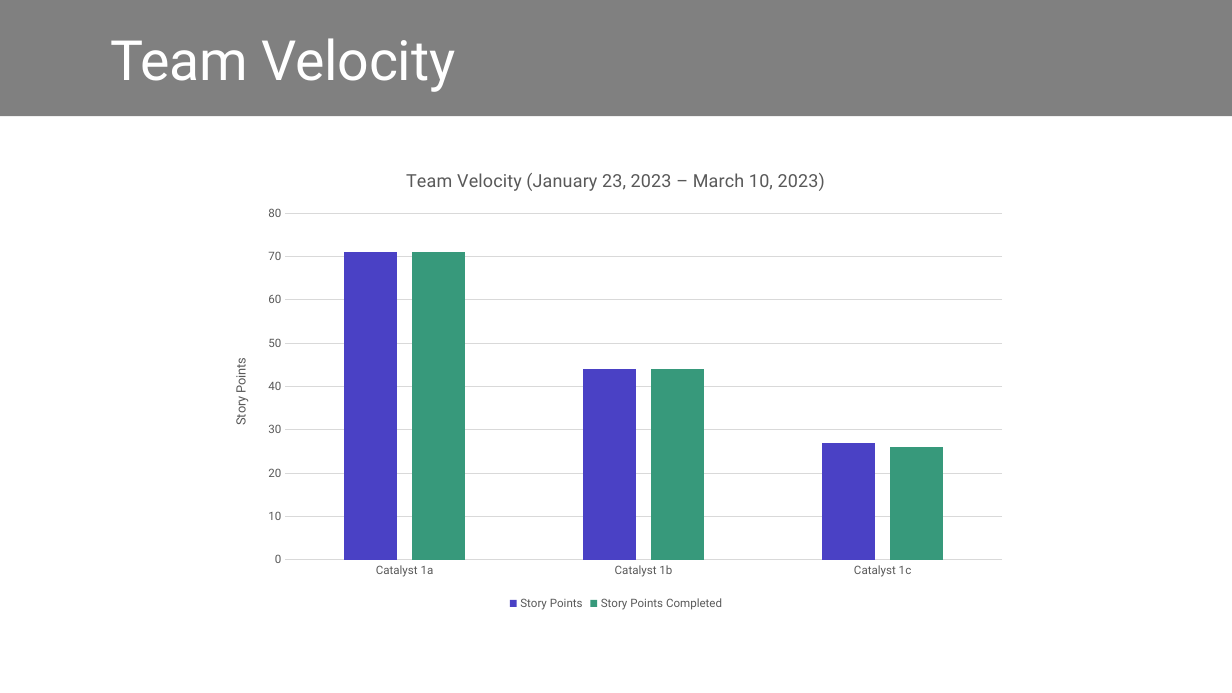
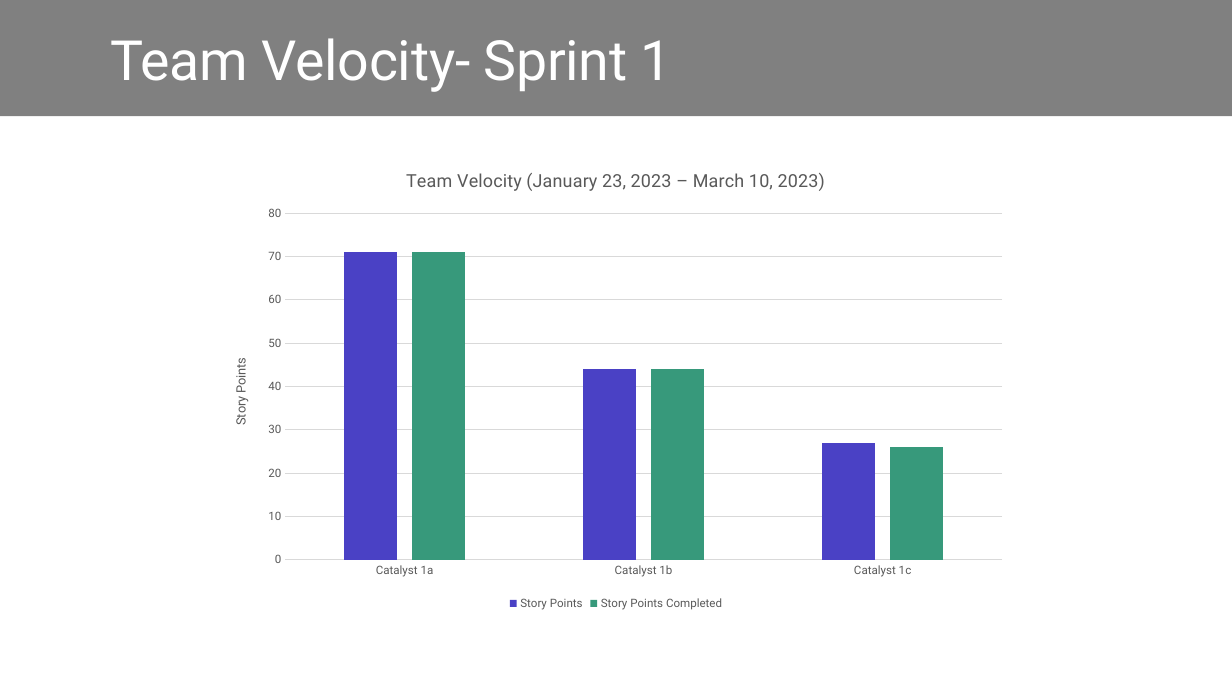
Before and after one commit to htmw/SpotCheckAI, a slide deck: slide 1 of documents/Burndown Charts.pptx. Drawn at 1232x693 pixels with LibreOffice and Linux fonts; fonts in the diff are those of the drawing; background and template pictures are left out. Boxes give left, top, right and bottom in pixels: in the first picture for what was removed or moved away, otherwise in the second. Text is boxed around its words. In the diff, an @@ line names an element or a change of style, - is before the commit and + after.

Commit message:
update files for sprint2

```diff
--- a/documents/Burndown Charts.pptx
+++ b/documents/Burndown Charts.pptx
@@ title at [111,38,672,92]: text changed @@
-Team Velocity
+Team Velocity- Sprint 1
```
Also in this commit, not shown: 2 other slides changed, 3 slides added, 8 other files.
